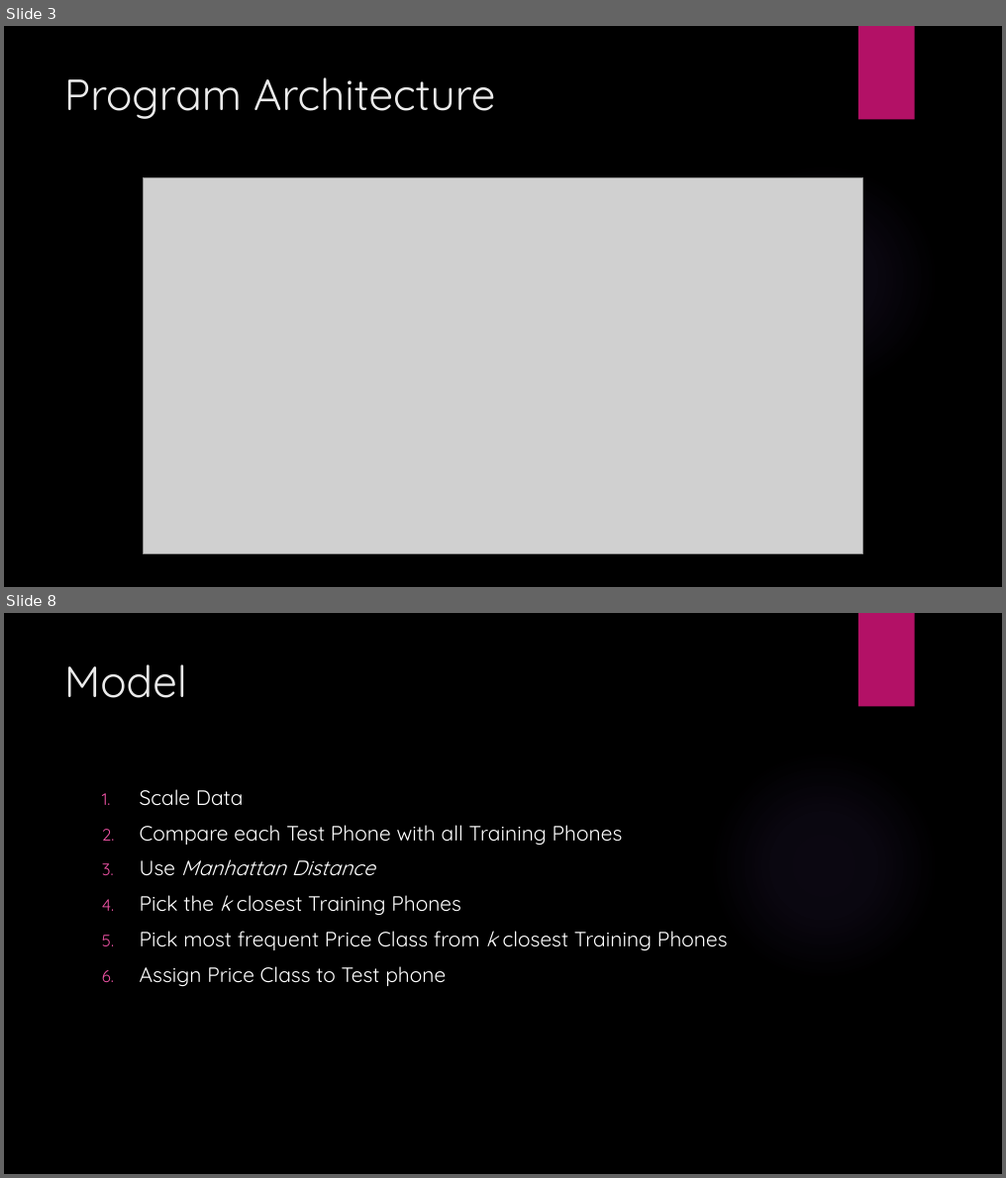
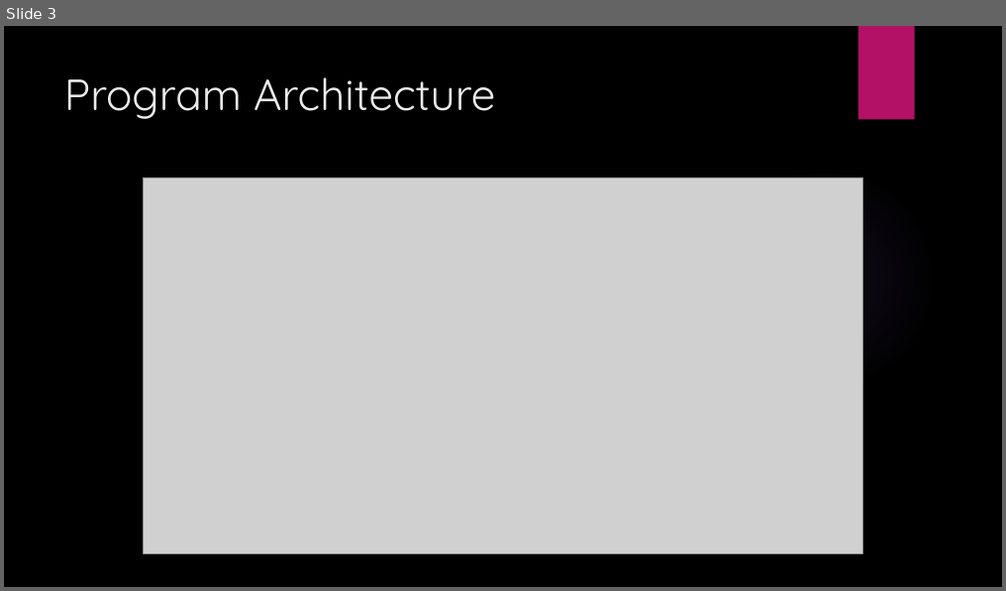
Before and after one commit to theladykiller/DSML-Price-prediction, a slide deck: Documents/Final Presentation.pptx. Shown one above the other, each under a label of ours: slides 3 and 8 before the commit, slide 3 after it; the slides between them are not shown. The pictures are 1006x1178 and 1006x591 pixels, drawn with LibreOffice and Linux fonts; fonts in the diff are those of the drawing; grey boxes stand for pictures; background and template pictures are left out. Boxes give left, top, right and bottom in pixels: in the first picture for what was removed or moved away, otherwise in the second. Text is boxed around its words. In the diff, an @@ line names an element or a change of style, - is before the commit and + after.

```diff
--- a/Documents/Final Presentation.pptx
+++ b/Documents/Final Presentation.pptx
@@ slide 8 removed at <box>4,613,1002,1174</box>, background picture (left out); not listed: 2 template elements that a slide beside it also shows @@
@@ title removed at <box>64,664,187,698</box> @@
-Model
@@ text removed at <box>140,789,728,987</box> @@
-1. Scale Data
-2. Compare each Test Phone with all Training Phones
-3. Use Manhattan Distance
-4. Pick the k closest Training Phones
-5. Pick most frequent Price Class from k closest Training Phones
-6. Assign Price Class to Test phone
```
Also in this commit, not shown: 3 slides changed, 1 slide added, 2 other files.
